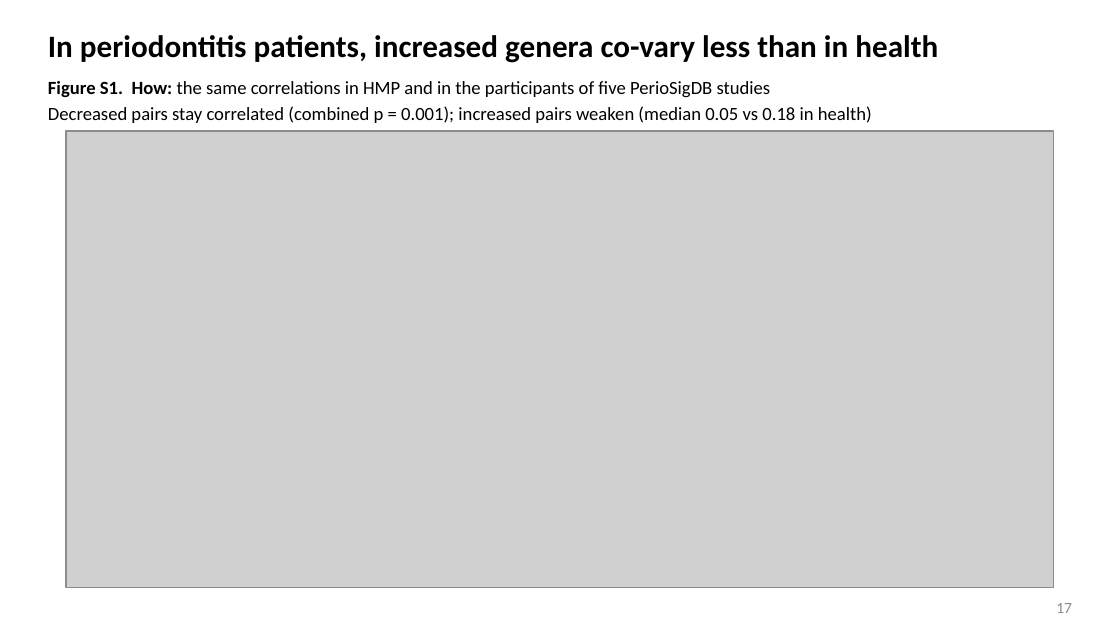
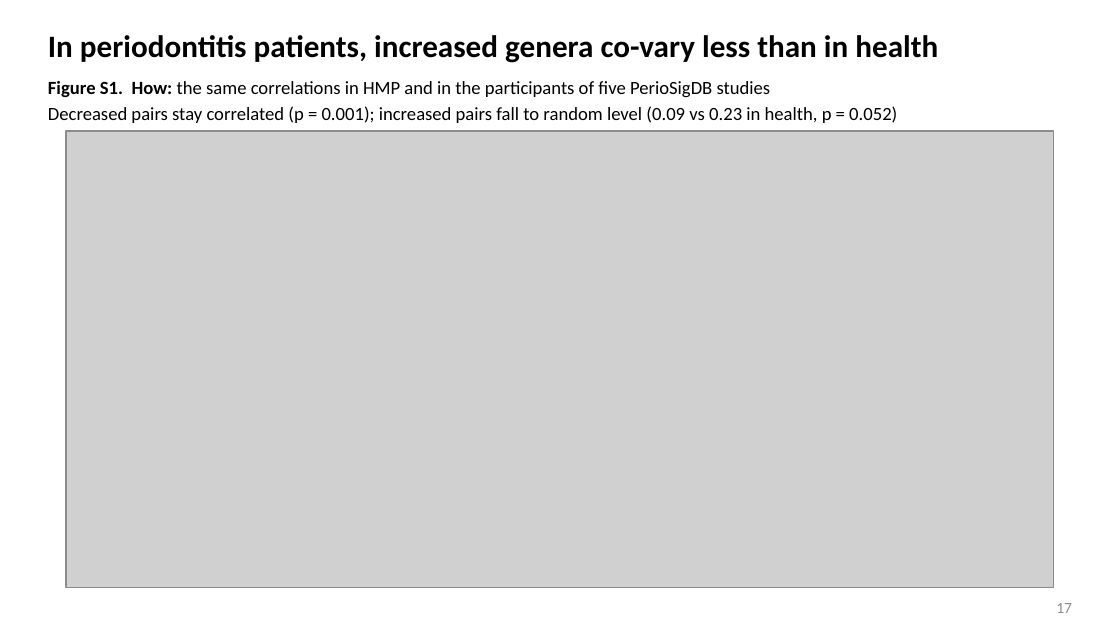
Before and after one commit to ccb-hms/perio-bugs, a slide deck: slide 17 of reports/metadata_options/periosigdb_figures.pptx. Drawn at 1120x630 pixels with LibreOffice and Linux fonts; fonts in the diff are those of the drawing; grey boxes stand for pictures. Boxes give left, top, right and bottom in pixels: in the first picture for what was removed or moved away, otherwise in the second. Text is boxed around its words. In the diff, an @@ line names an element or a change of style, - is before the commit and + after.

```diff
--- a/reports/metadata_options/periosigdb_figures.pptx
+++ b/reports/metadata_options/periosigdb_figures.pptx
@@ text at <box>48,106,897,123</box>: text changed @@
-Decreased pairs stay correlated (combined p = 0.001); increased pairs weaken (median 0.05 vs 0.18 in health)
+Decreased pairs stay correlated (p = 0.001); increased pairs fall to random level (0.09 vs 0.23 in health, p = 0.052)
```
Also in this commit, not shown: 12 other slides changed, 16 other files.
